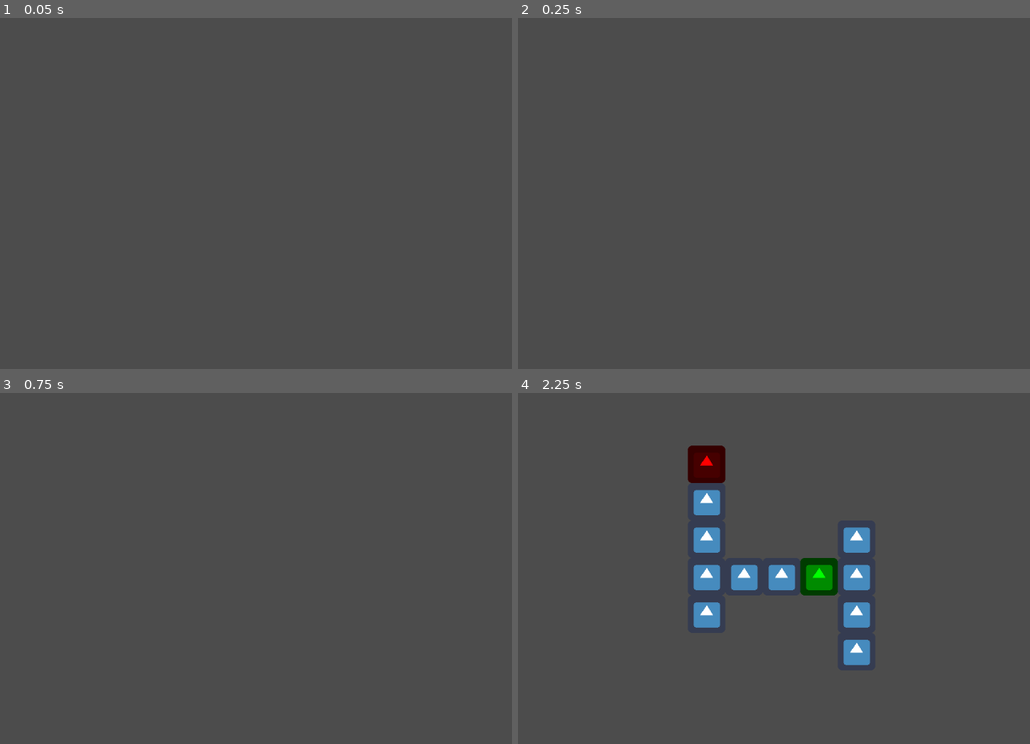
Above: before the commit, frames 1-4 (two rows, left to right).
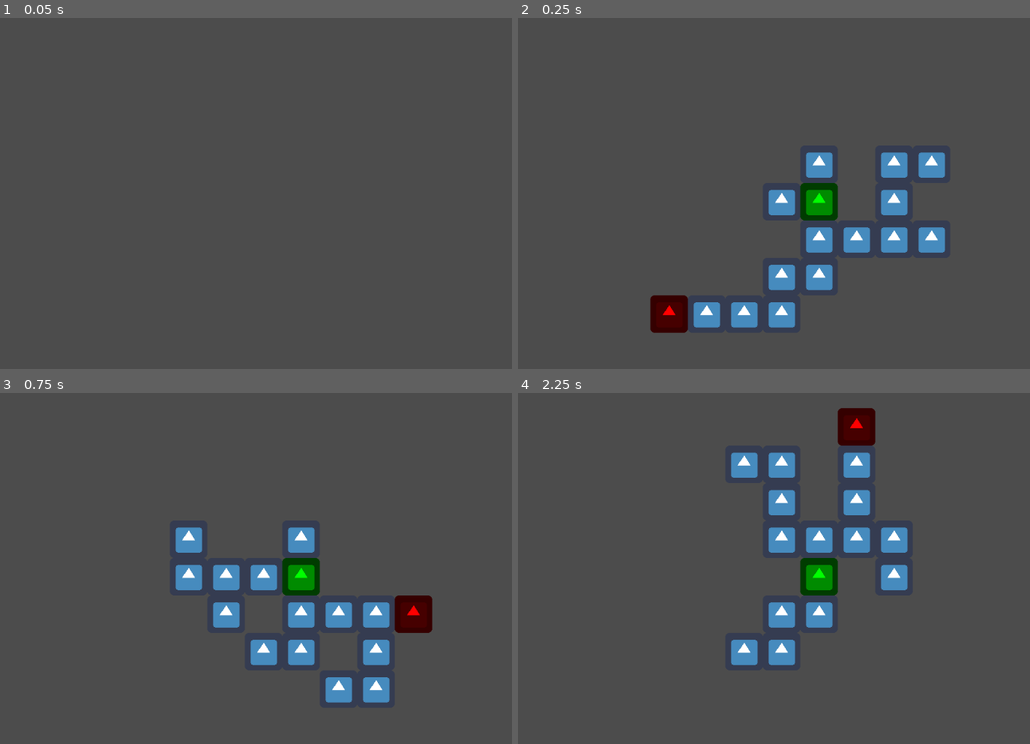
Above: after the commit, the same moments.

Repository: jegor377/RouglikeMapGeneration
Game: Godot game, scene res://MapGenerator.tscn
Same seed, same stepped clock (60 frames per second), same inputs: the game is played once before the commit and once after it. The engine's default icon, where the game draws it, is replaced by a stand-in: a white triangle on a blue panel in a dark square.
Inputs:
- Up to frame 1 (0.05 s): no input
- Up to frame 2 (0.25 s): no input
- Up to frame 3 (0.75 s): no input
- Up to frame 4 (2.25 s): no input

Frame 1 is identical in both runs. In frame 2, 6.9% of the frame differs, in the area x 25-84%, y 38-90%; in frame 3, 6.9%; in frame 4, 9.9%, in the area x 33-77%, y 4-78%.

Commit message:
Changed map generator to be deterministic time complexity.

Diff:
--- a/MapGenerator.tscn
+++ b/MapGenerator.tscn
@@ -6,6 +6,7 @@
 script = ExtResource( 1 )
 
 [node name="Timer" type="Timer" parent="."]
+wait_time = 0.25
 autostart = true
 
 [connection signal="timeout" from="Timer" to="." method="_on_Timer_timeout"]
--- a/map_generator.gd
+++ b/map_generator.gd
@@ -10,6 +10,6 @@
 	var map_inst := shower_prefab.instance()
 	if last_map != null:
 		last_map.queue_free()
-	map_inst.generated_map = RouglikeMap.new(12)
+	map_inst.generated_map = RouglikeMap.new(16)
 	add_child(map_inst)
 	last_map = map_inst
--- a/rouglike_map.gd
+++ b/rouglike_map.gd
@@ -9,19 +9,10 @@
 func _init(n: int):
 	var rng := RandomNumberGenerator.new()
 	rng.randomize()
-	var adjecent_rooms := [] + adjecent_rooms_for([0, 0])
 	rooms = [[0, 0]]
-	while len(rooms) < n:
-		var random_new_room_id := rng.randi() % len(adjecent_rooms)
-		var new_room = adjecent_rooms[random_new_room_id]
-		if neighbours_count(new_room, rooms) <= 2:
-			adjecent_rooms.remove(random_new_room_id)
-			rooms.append(new_room)
-
-			var new_adjecent_rooms := adjecent_rooms_for(new_room)
-			for new_adj_room in new_adjecent_rooms:
-				if not (new_adj_room in rooms) and not (new_adj_room in adjecent_rooms):
-					adjecent_rooms.append(new_adj_room)
+	for i in range(n - 1):
+		var adj_nodes := _all_adjecent_rooms()
+		rooms.append(adj_nodes[rng.randi() % adj_nodes.size()])
 	set_boss_room()
 
 func get_start_room() -> int:
@@ -38,38 +29,74 @@
 			var room = rooms[i]
 			var curr_pos := Vector2(room[0], room[1])
 			var new_dist = start_pos.distance_to(curr_pos)
-			if new_dist > max_dist and plus_shape_neighbours_count(room, rooms) == 1:
+			if new_dist > max_dist and _neighbours(room) == 1:
 				max_dist = new_dist
 				boss_room = i
 
-func adjecent_rooms_for(room: Array) -> Array:
+func _all_adjecent_rooms() -> Array:
+	var adj_rooms = []
+	for room in rooms:
+		var new_adj_rooms := _adjecent_rooms(room)
+		for new_adj_room in new_adj_rooms:
+			var not_in_rooms: bool = not new_adj_room in rooms
+			var not_in_adj_rooms: bool = not new_adj_room in adj_rooms
+			var doesnt_support: bool = not _supports_pattern(new_adj_room)
+			if not_in_rooms and not_in_adj_rooms and doesnt_support:
+				adj_rooms.append(new_adj_room)
+	return adj_rooms
+
+func _adjecent_rooms(room: Array) -> Array:
 	return [
-		[room[0] - 1, room[1]],
-		[room[0] + 1, room[1]],
-		[room[0], room[1] - 1],
-		[room[0], room[1] + 1]
+		_left(room),
+		_right(room),
+		_up(room),
+		_down(room)
 	]
 
-func plus_shape_neighbours_count(room: Array, _rooms: Array) -> int:
-	var rooms_number := 0
+func _supports_pattern(room: Array) -> bool:
+	return _supports_pattern1(room) or \
+		   _supports_pattern2(room) or \
+		   _supports_pattern3(room) or \
+		   _supports_pattern4(room)
 
-	rooms_number += 1 if [room[0], room[1] - 1] in _rooms else 0 # u
-	rooms_number += 1 if [room[0] - 1, room[1]] in _rooms else 0 # l
-	rooms_number += 1 if [room[0] + 1, room[1]] in _rooms else 0 # r
-	rooms_number += 1 if [room[0], room[1] + 1] in _rooms else 0 # d
+func _supports_pattern1(room: Array) -> bool:
+	return _left(room) in rooms and \
+		   _left(_up(room)) in rooms and \
+		   _up(room) in rooms
 
-	return rooms_number
+func _supports_pattern2(room: Array) -> bool:
+	return _right(room) in rooms and \
+		   _right(_up(room)) in rooms and \
+		   _up(room) in rooms
 
-func neighbours_count(room: Array, _rooms: Array) -> int:
-	var rooms_number := 0
+func _supports_pattern3(room: Array) -> bool:
+	return _left(room) in rooms and \
+		   _left(_down(room)) in rooms and \
+		   _down(room) in rooms
 
-	rooms_number += 1 if [room[0] - 1, room[1] - 1] in _rooms else 0 # lu
-	rooms_number += 1 if [room[0], room[1] - 1] in _rooms else 0 # u
-	rooms_number += 1 if [room[0] + 1, room[1] - 1] in _rooms else 0 # ru
-	rooms_number += 1 if [room[0] - 1, room[1]] in _rooms else 0 # l
-	rooms_number += 1 if [room[0] + 1, room[1]] in _rooms else 0 # r
-	rooms_number += 1 if [room[0] - 1, room[1] + 1] in _rooms else 0 # ld
-	rooms_number += 1 if [room[0], room[1] + 1] in _rooms else 0 # d
-	rooms_number += 1 if [room[0] + 1, room[1] + 1] in _rooms else 0 # rd
+func _supports_pattern4(room: Array) -> bool:
+	return _right(room) in rooms and \
+		   _right(_down(room)) in rooms and \
+		   _down(room) in rooms
 
-	return rooms_number
+func _neighbours(room: Array) -> int:
+	var result := 0
+
+	result += 1 if _left(room) in rooms else 0
+	result += 1 if _right(room) in rooms else 0
+	result += 1 if _up(room) in rooms else 0
+	result += 1 if _down(room) in rooms else 0
+
+	return result
+
+func _left(room: Array) -> Array:
+	return [room[0] - 1, room[1]]
+
+func _right(room: Array) -> Array:
+	return [room[0] + 1, room[1]]
+
+func _up(room: Array) -> Array:
+	return [room[0], room[1] + 1]
+
+func _down(room: Array) -> Array:
+	return [room[0], room[1] - 1]
